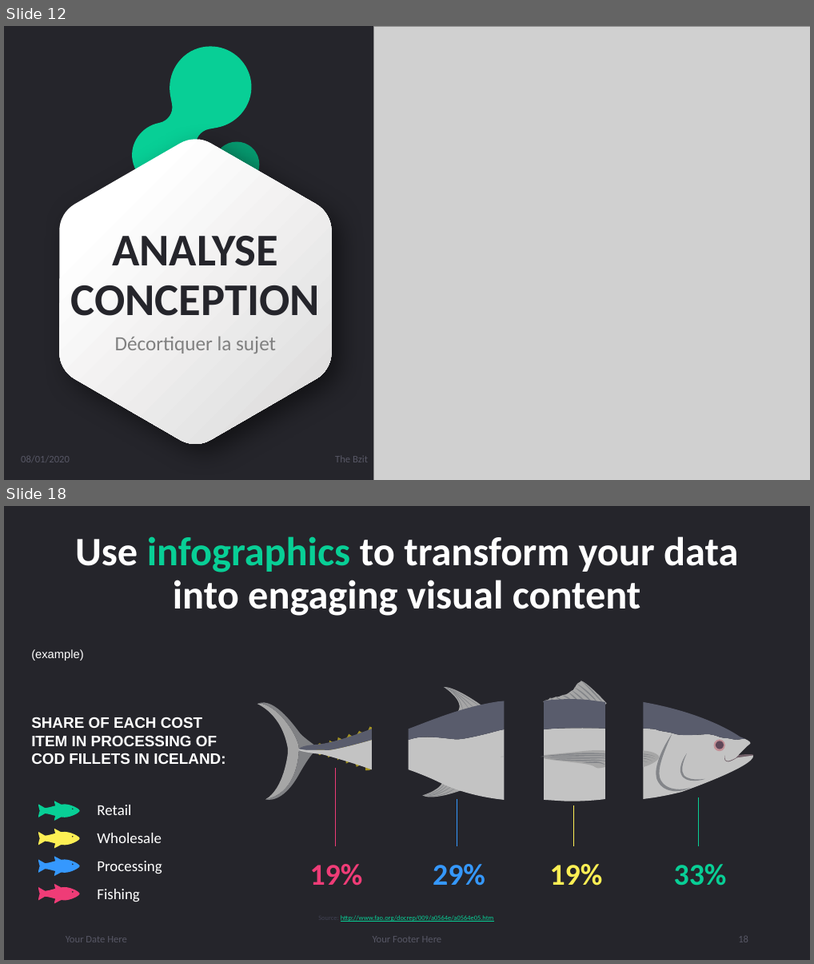
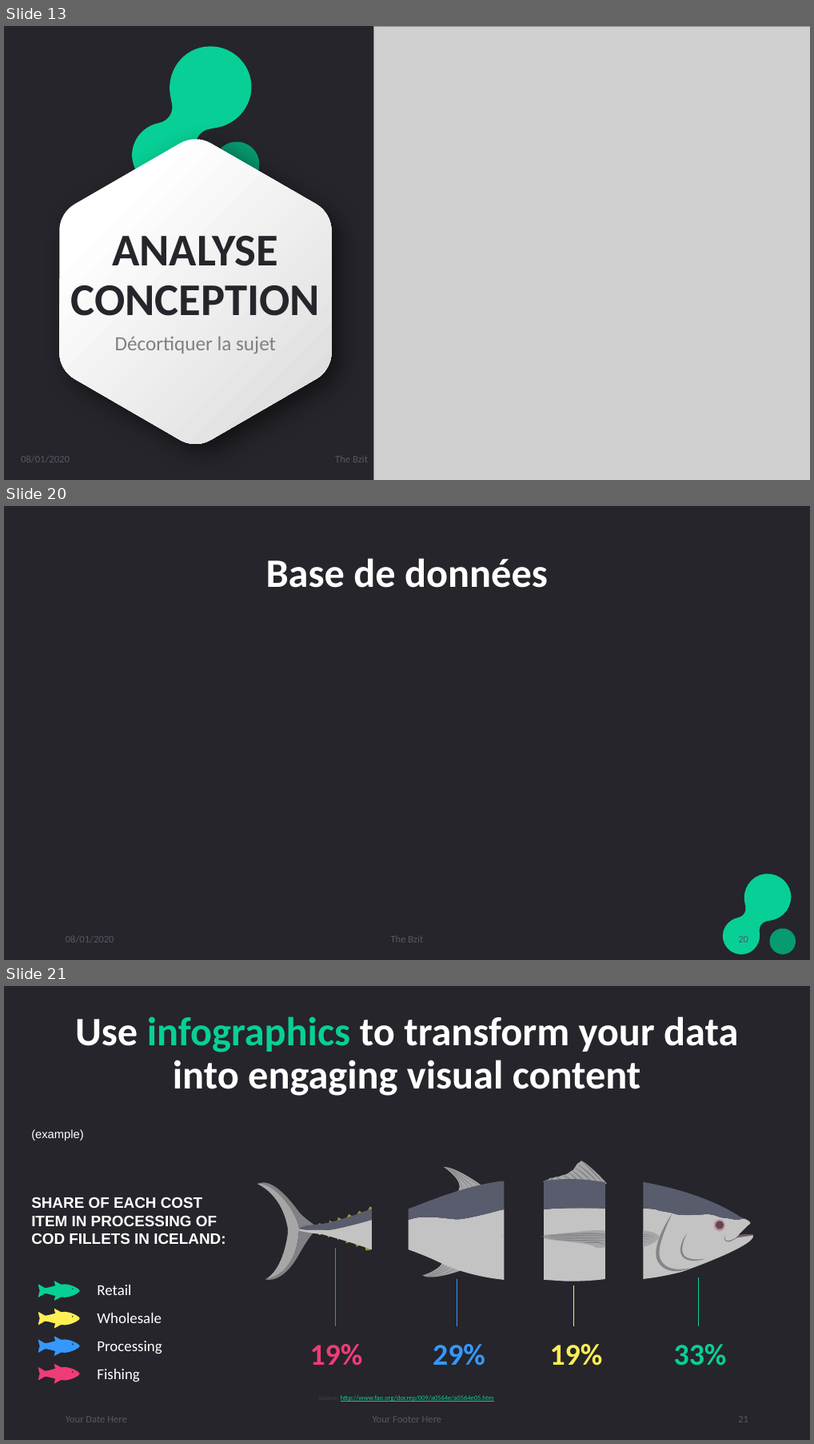
Before and after one commit to djuhnix/projet-s3, a slide deck: docs/Présentation projet soutenance.pptx. Shown one above the other, each under a label of ours: slides 12 and 18 before the commit, slides 13, 20 and 21 after it; the slides between them are not shown. The pictures are 814x964 and 814x1444 pixels, drawn with LibreOffice and Linux fonts; fonts in the diff are those of the drawing; grey boxes stand for pictures. Boxes give left, top, right and bottom in pixels: in the first picture for what was removed or moved away, otherwise in the second. Text is boxed around its words. In the diff, an @@ line names an element or a change of style, - is before the commit and + after.

```diff
--- a/docs/Présentation projet soutenance.pptx
+++ b/docs/Présentation projet soutenance.pptx
@@ slide 20 added at box(4, 506, 810, 960), background #25252B @@
@@ title added at box(266, 558, 548, 588), 48 pt, text #FFFFFF, bold @@
+Base de données
@@ freeform shape added at box(722, 874, 794, 956), fill #08CF96 @@
@@ text added at box(66, 936, 114, 942), 12 pt, text #575765 @@
+08/01/2020
@@ text added at box(391, 936, 423, 942), 12 pt, text #575765 @@
+The Bzit
@@ page number added at box(738, 936, 749, 942), 12 pt, text #575765 @@
+20
@@ freeform shape added at box(770, 928, 798, 956), fill #069B71 @@
@@ what was slide 12 is now slide 13 @@
@@ what was slide 18 is now slide 21 @@
@@ page number at box(738, 1416, 749, 1422): text changed @@
-18
+21
```
Also in this commit, not shown: 3 slides changed, 4 other slides added, 2 slides removed, 4 other files.
